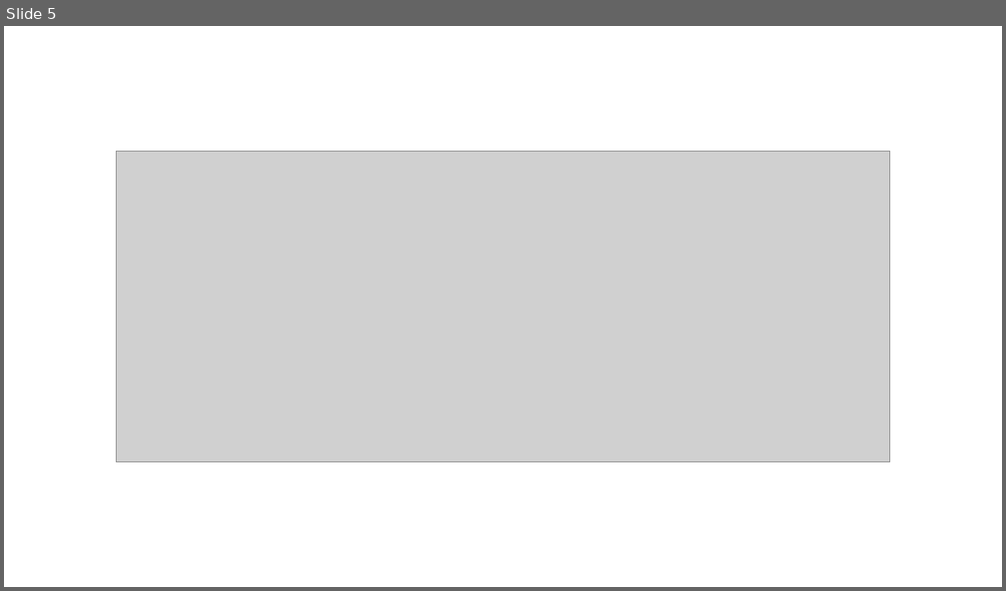
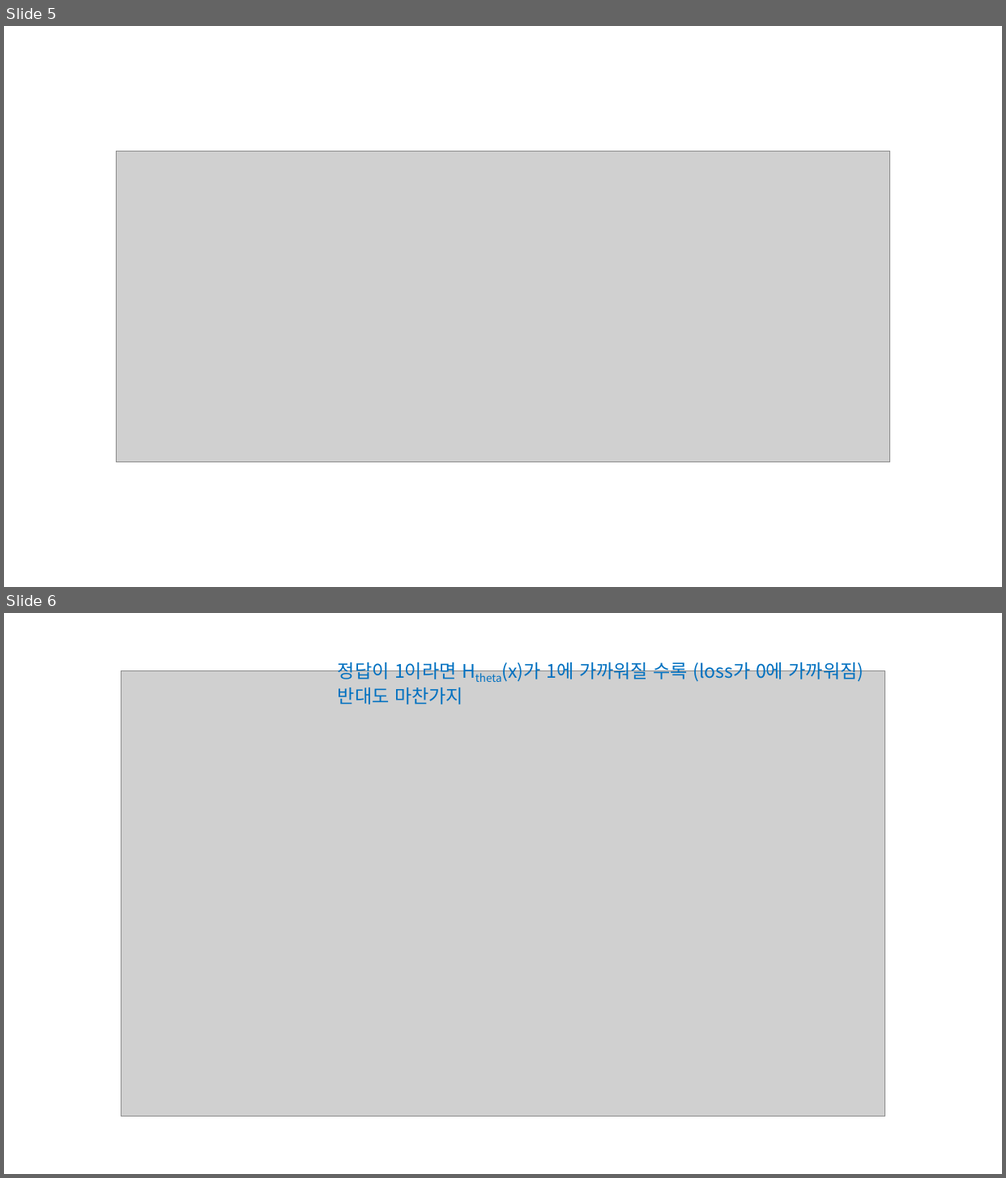
Before and after one commit to nayoung511/yeardream-DS, a slide deck: 기계학습/기계학습2일차/230808_summary.pptx. Shown one above the other, each under a label of ours: slide 5 before the commit, slides 5 and 6 after it. The pictures are 1006x591 and 1006x1178 pixels, drawn with LibreOffice and Linux fonts; fonts in the diff are those of the drawing; grey boxes stand for pictures. Boxes give left, top, right and bottom in pixels: in the first picture for what was removed or moved away, otherwise in the second. Text is boxed around its words. In the diff, an @@ line names an element or a change of style, - is before the commit and + after.

```diff
--- a/기계학습/기계학습2일차/230808_summary.pptx
+++ b/기계학습/기계학습2일차/230808_summary.pptx
@@ slide 6 added at [4,613,1002,1174], background #FFFFFF @@
@@ text added at [338,658,864,705], 18 pt, text #0070C0 @@
+정답이 1이라면 Htheta(x)가 1에 가까워질 수록 (loss가 0에 가까워짐)
+반대도 마찬가지
@@ picture added at [121,671,885,1117] @@
```
Also in this commit, not shown: 3 other slides added, 4 slides removed, 2 other files.
